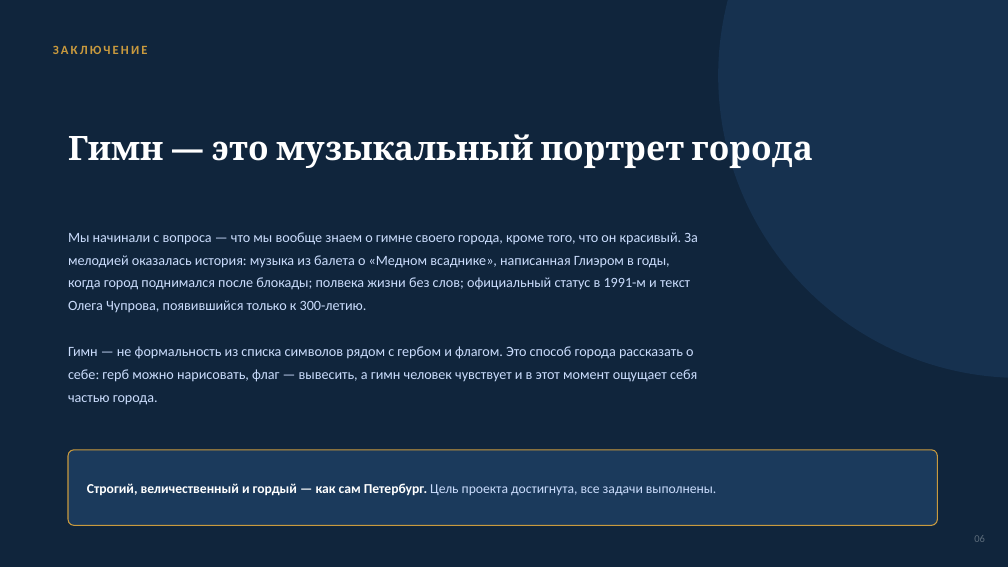
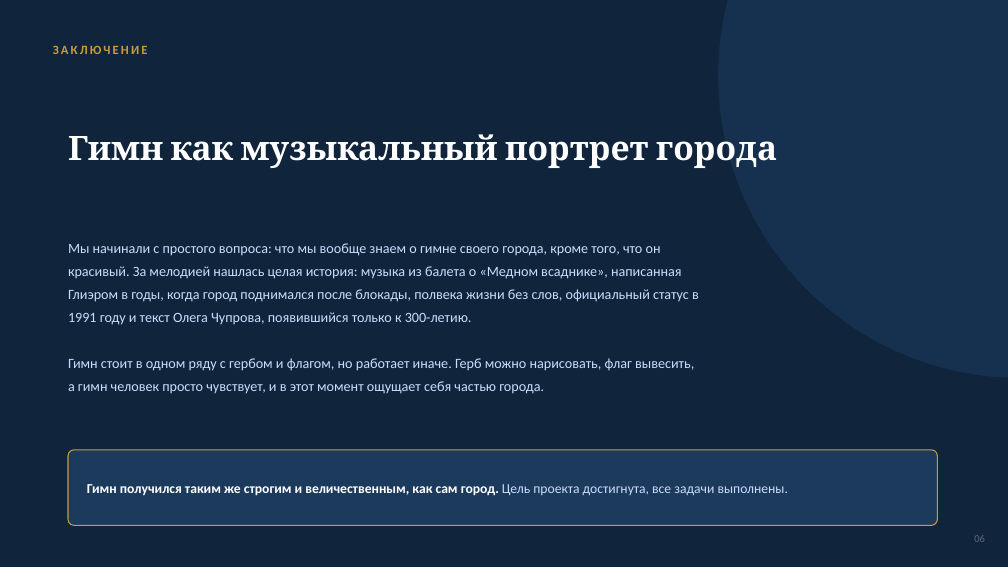
Before and after one commit to zxcozonofficial-dev/fluxtrap, a slide deck: slide 6 of Гимн_Санкт-Петербурга_презентация.pptx. Drawn at 1008x567 pixels with LibreOffice and Linux fonts; fonts in the diff are those of the drawing. Boxes give left, top, right and bottom in pixels: in the first picture for what was removed or moved away, otherwise in the second. Text is boxed around its words. In the diff, an @@ line names an element or a change of style, - is before the commit and + after.

```diff
--- a/Гимн_Санкт-Петербурга_презентация.pptx
+++ b/Гимн_Санкт-Петербурга_презентация.pptx
@@ text at (68,134,777,168): text changed @@
-Гимн — это музыкальный портрет города
+Гимн как музыкальный портрет города
@@ text at (68,243,699,394): text changed @@
-Мы начинали с вопроса — что мы вообще знаем о гимне своего города, кроме того, что он красивый. За мелодией оказалась история: музыка из балета о «Медном всаднике», написанная Глиэром в годы, когда город поднимался после блокады; полвека жизни без слов; официальный статус в 1991-м и текст Олега Чупрова, появившийся только к 300-летию.
-Гимн — не формальность из списка символов рядом с гербом и флагом. Это способ города рассказать о себе: герб можно нарисовать, флаг — вывесить, а гимн человек чувствует и в этот момент ощущает себя частью города.
+Мы начинали с простого вопроса: что мы вообще знаем о гимне своего города, кроме того, что он красивый. За мелодией нашлась целая история: музыка из балета о «Медном всаднике», написанная Глиэром в годы, когда город поднимался после блокады, полвека жизни без слов, официальный статус в 1991 году и текст Олега Чупрова, появившийся только к 300-летию.
+Гимн стоит в одном ряду с гербом и флагом, но работает иначе. Герб можно нарисовать, флаг вывесить, а гимн человек просто чувствует, и в этот момент ощущает себя частью города.
@@ text at (87,484,788,495): text changed @@
-Строгий, величественный и гордый — как сам Петербург. Цель проекта достигнута, все задачи выполнены.
+Гимн получился таким же строгим и величественным, как сам город. Цель проекта достигнута, все задачи выполнены.
```
Also in this commit, not shown: 6 other slides changed, 3 other files.
